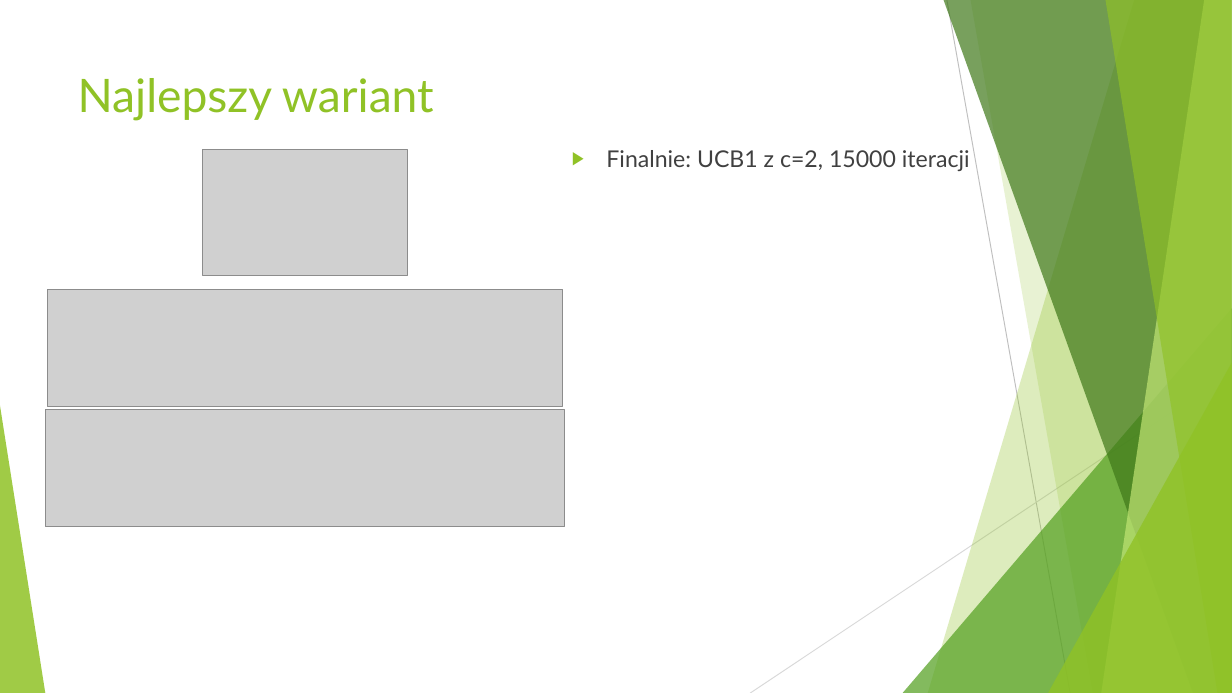
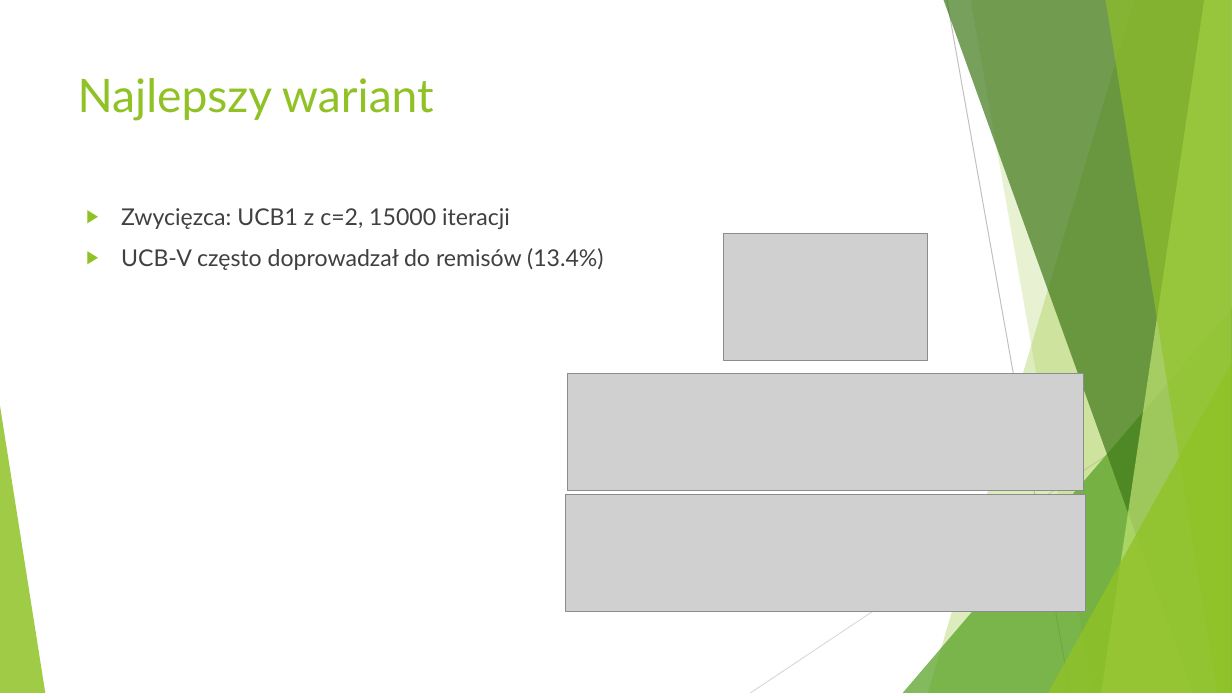
Before and after one commit to patrykf-dev/msi2-2-mcts-uct, a slide deck: slide 10 of presentation/presentation.pptx. Drawn at 1232x693 pixels with LibreOffice and Linux fonts; fonts in the diff are those of the drawing; grey boxes stand for pictures. Boxes give left, top, right and bottom in pixels: in the first picture for what was removed or moved away, otherwise in the second. Text is boxed around its words. In the diff, an @@ line names an element or a change of style, - is before the commit and + after.

Commit message:
Finish presentation

```diff
--- a/presentation/presentation.pptx
+++ b/presentation/presentation.pptx
@@ text at box(121, 208, 603, 270): text changed @@
-▶ Finalnie: UCB1 z c=2, 15000 iteracji
+▶ Zwycięzca: UCB1 z c=2, 15000 iteracji
+▶ UCB-V często doprowadzał do remisów (13.4%)
@@ 3 pictures: place and size @@
-3 pictures at box(45, 149, 565, 528)
+3 pictures at box(566, 234, 1085, 612)
```
Also in this commit, not shown: 1 slide removed, 2 other files.
